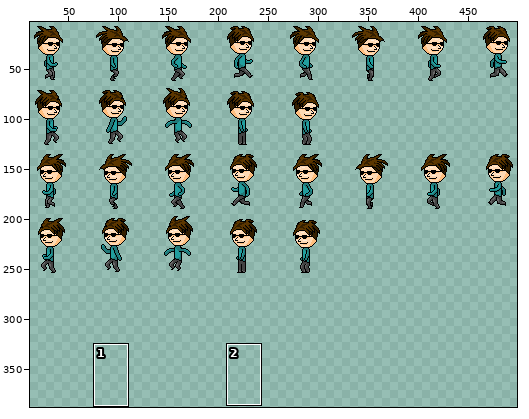
Edited in one commit: sprite sheet (Feup-Ops/Assets/Sprites/Player/player.png). The first picture is a wide view before the edit; the outline marks the close-up.
Close-up. Before the commit:
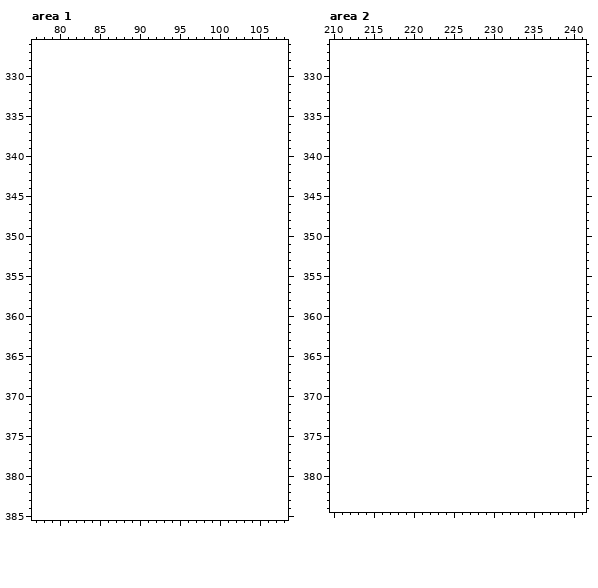
The file is 512x256 pixels. Shown: area 1: x 77..108, y 326..385; area 2: x 210..241, y 326..384. The old version is drawn lined up with the new one, on the new canvas. The wide view leaves out empty margins. The commit also changed other parts of the picture, which this record leaves out.
Palette (. is transparent): 
Now the later version:
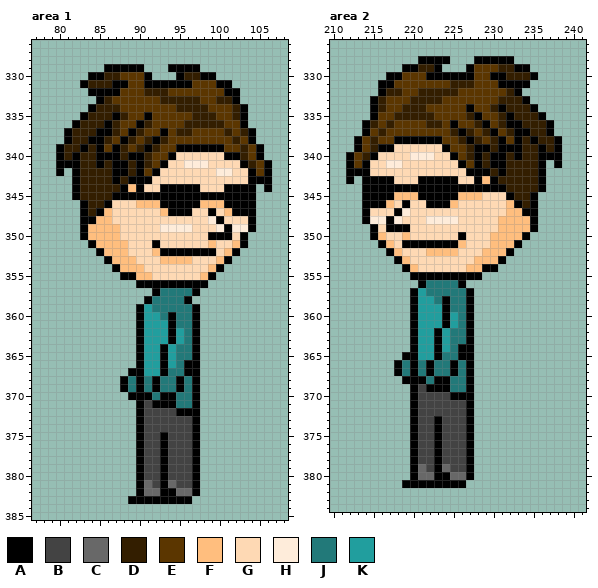
Colours new in this view: A #000000  B #434343  C #686868  D #331e00  E #5b3600  F #ffbe7e  G #fed9b4  H #feecda  J #227979  K #219e9e
Diff:
canvas 512x256 -> 512x394
Changed rows in their new state; - is an unchanged pixel.
Area 1:
first column x 80:
329 ------AAAAA---AAAA---------
330 ----AADDEEEA---ADDAA-------
331 ---ADDDAAEEAAAAAAEEEAA-----
332 ----AAAAEEEDDDEEEEEEEAA----
333 -----ADEEEEEEDDDDDEEDDA----
334 ----ADDDEEEEEEEDDDDEEEDA---
335 ---ADDDADEEAEEEEEDDDEEDA---
336 --ADDDADEEADEEEEDDDDDEEA---
337 -ADDDAADEADEEAEDDEEEEDEDA--
338 -ADDAADEADEDADEEEEEEEEDEA--
339 ADDADAEADEDADEEAAAAAAEEDEA-
340 ADADDAAADAADEEAGGGGGGAADEA-
341 AAADDADAADADEAGGHHHGGGGADEA
342 A-ADDDDAADAEAGGGGGGGHHGGAEA
343 --ADDDDADAAAGGGGGGGGGGGGAAA
344 --ADDDDDAFAGGAAAAAGGGAAAA-A
345 --ADDDDAAAAAAAAAAAAAAAAAA--
346 ---ADDAGGGFFFAAAAAFFFAAAA--
347 ---ADAFGGGGGGFAAAGGAGFAAA--
348 ---AAFFGGGGGGGGGGGGHAGGGA--
349 ---AFFFFGGGGGHHHHGGGHAHHA--
350 ---AFFFFGGGGGGGGGGGAAAGA---
351 ----AFFFFGGGAGGGGGGFGGFA---
352 -----AFFFGGGFAAAAAAAGFA----
353 ------AFFFGGGFFFFGGGFA-----
354 -------AFFFGGGGGGGGFA------
355 --------AAFFGGGGGGFA-------
356 ----------AAAAAAAAA--------
357 ------------AJJJJA---------
358 -----------AJJJJA----------
359 ----------AKJJJJJA---------
360 ----------AKKJAJJA---------
361 ----------AKKKAJJA---------
362 ----------AKKKAKJA---------
363 ----------AKKKAKJA---------
364 ----------AKKAKJJA---------
365 ----------AKKAKJJA---------
366 ----------AKKAKJAA---------
367 ---------AAKKAJJAA---------
368 --------AJAJAJJAJA---------
369 --------AJAJAJJAJA---------
370 ---------AAAJAAJJA---------
371 ----------ABAAAJJA---------
372 ----------ABBBBAAA---------
373 ----------ABBBBBBA---------
374 ----------ABBBBBBA---------
375 ----------ABBABBBA---------
376 ----------ABBABBBA---------
377 ----------ABBABBBA---------
378 ----------ABBABBBA---------
379 ----------ABBABBBA---------
380 ----------ABBABBBA---------
381 ----------ACBACBBA---------
382 ----------ACCAACCA---------
383 ---------AAAAAAAA----------
Area 2:
first column x 212:
328 ---------AAAA---AAAAA------
329 -------AADDA---AEEEDDAA----
330 -----AAEEEAAAAAAEEAADDDA---
331 ----AAEEEEEEEDDDEEEAAAA----
332 ----ADDEEDDDDDEEEEEEDA-----
333 ---ADEEEDDDDEEEEEEEDDDA----
334 ---ADEEDDDEEEEEAEEDADDDA---
335 ---AEEDDDDDEEEEDAEEDADDDA--
336 --ADEDEEEEDDEAEEDAEDAADDDA-
337 --AEDEEEEEEEEDADEDAEDAADDA-
338 -AEDEEAAAAAAEEDADEDAEADADDA
339 -AEDAAGGGGGGAEEDAADAAADDADA
340 AEDAGGGGHHHGGAEDADAADADDAAA
341 AEAGGHHGGGGGGGAEADAADDDDA-A
342 AAAGGGGGGGGGGGGAAADADDDDA--
343 A-AAAAGGGAAAAAGGAFADDDDDA--
344 --AAAAAAAAAAAAAAAAAADDDDA--
345 --AAAAFFFAAAAAFFFGGGADDA---
346 --AAAFGAGGAAAFGGGGGGFADA---
347 --AGGGAHGGGGGGGGGGGGFFAA---
348 --AHHAHGGGHHHHGGGGGFFFFA---
349 ---AGAAAGGGGGGGGGGGFFFFA---
350 ---AFGGFGGGGGGAGGGFFFFA----
351 ----AFGAAAAAAAFGGGFFFA-----
352 -----AFGGGFFFFGGGFFFA------
353 ------AFGGGGGGGGFFFA-------
354 -------AFGGGGGGFFAA--------
355 --------AAAAAAAAA----------
356 ---------AJJJJA------------
357 --------AKJJJJJA-----------
358 --------AKKJAJJA-----------
359 --------AKKKAJJA-----------
360 --------AKKKAKJA-----------
361 --------AKKKAKJA-----------
362 --------AKKAKJJA-----------
363 --------AKKAKJJA-----------
364 --------AKKAKJAA-----------
365 -------AAKKAJJAA-----------
366 ------AJAJAJJAJA-----------
367 ------AJAJAJJAJA-----------
368 -------AAAJAAJJA-----------
369 --------ABAAAJJA-----------
370 --------ABBBBAAA-----------
371 --------ABBBBBBA-----------
372 --------ABBBBBBA-----------
373 --------ABBABBBA-----------
374 --------ABBABBBA-----------
375 --------ABBABBBA-----------
376 --------ABBABBBA-----------
377 --------ABBABBBA-----------
378 --------ABBABBBA-----------
379 --------ACBACBBA-----------
380 --------ACCAACCA-----------
381 -------AAAAAAAA------------
